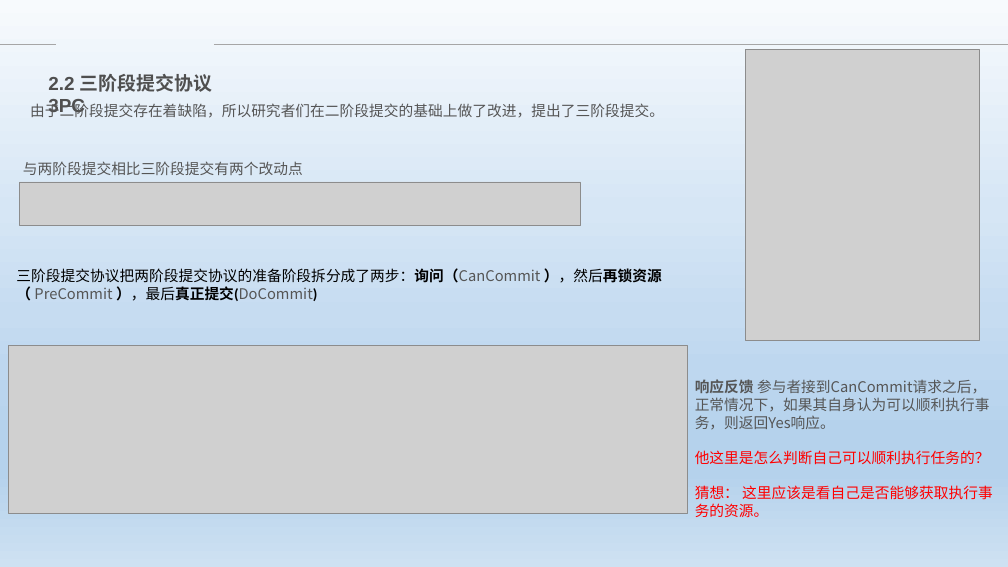
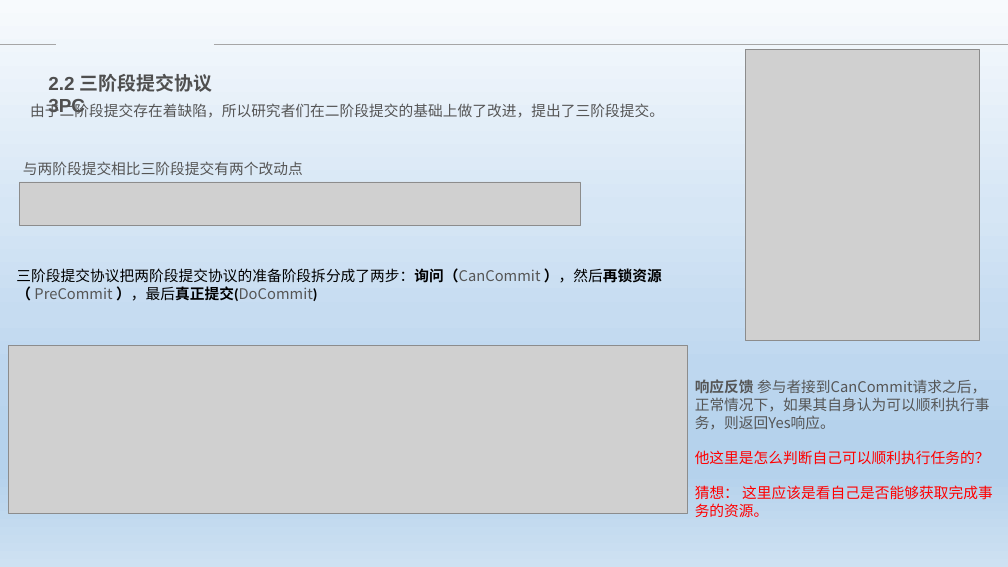
Before and after one commit to Heffie199/zhao_Note, a slide deck: slide 17 of 分布式事务的解决方案 .pptx. Drawn at 1008x567 pixels with LibreOffice and Linux fonts; fonts in the diff are those of the drawing; grey boxes stand for pictures; background and template pictures are left out. Boxes give left, top, right and bottom in pixels: in the first picture for what was removed or moved away, otherwise in the second. Text is boxed around its words. In the diff, an @@ line names an element or a change of style, - is before the commit and + after.

```diff
--- a/分布式事务的解决方案 .pptx
+++ b/分布式事务的解决方案 .pptx
@@ text at box(695, 485, 993, 517): text changed @@
-猜想： 这里应该是看自己是否能够获取执行事务的资源。
+猜想： 这里应该是看自己是否能够获取完成事务的资源。
```
Also in this commit, not shown: 11 other slides changed, 2 other files.
